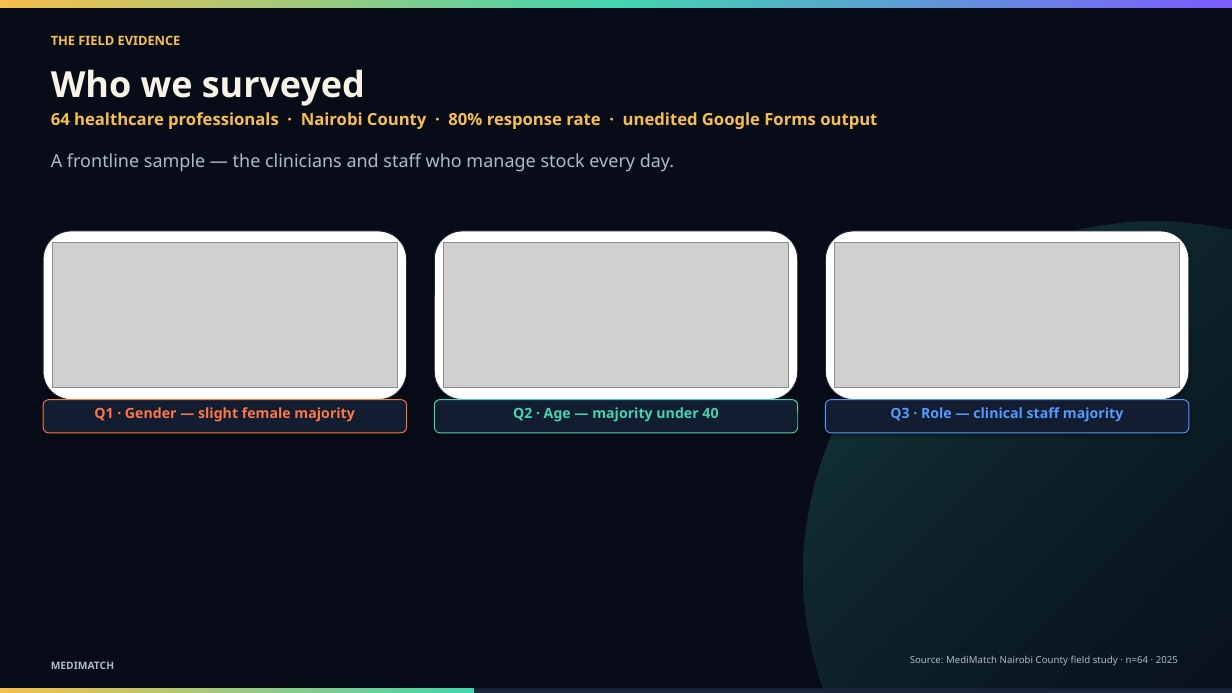
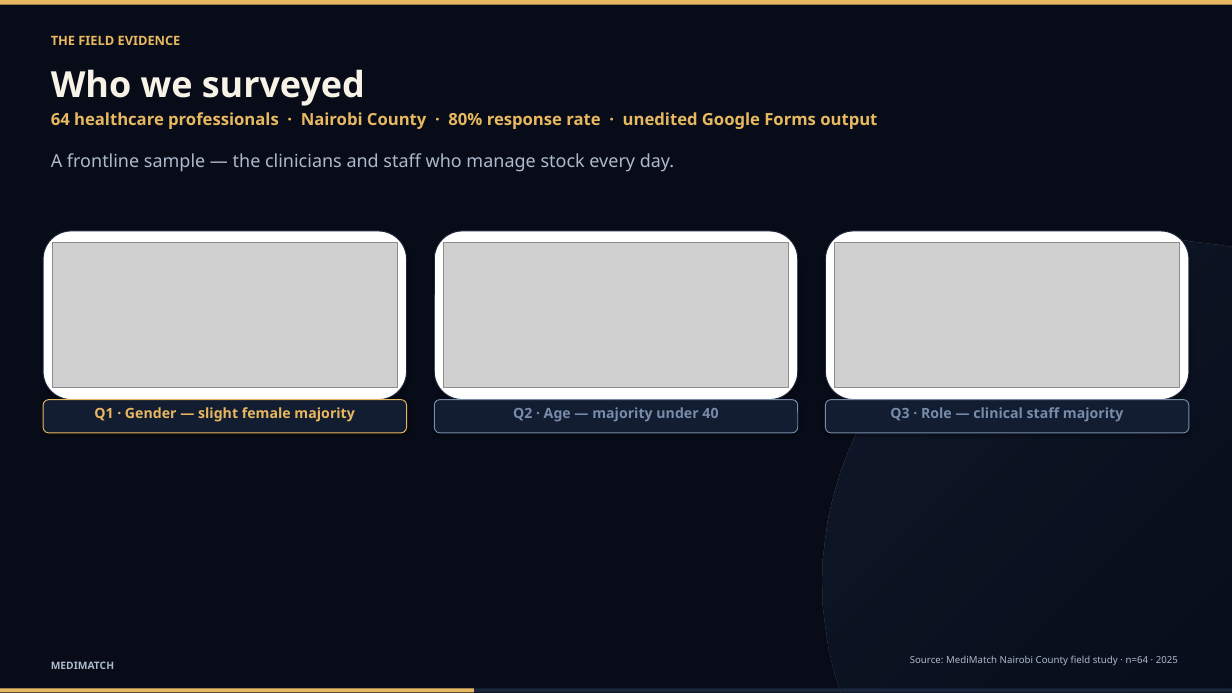
Before and after one commit to lesnargitonga/MediMatch, a slide deck: slide 5 of presentation/MediMatch_Conference_Deck.pptx. Drawn at 1232x693 pixels with LibreOffice and Linux fonts; fonts in the diff are those of the drawing; grey boxes stand for pictures. Boxes give left, top, right and bottom in pixels: in the first picture for what was removed or moved away, otherwise in the second. Text is boxed around its words. In the diff, an @@ line names an element or a change of style, - is before the commit and + after.

```diff
--- a/presentation/MediMatch_Conference_Deck.pptx
+++ b/presentation/MediMatch_Conference_Deck.pptx
@@ rectangle at box(0, 0, 1232, 5): fill gradient #F6BE4C to #43D5AE to #7C5CFF to #E8B860 @@
@@ text "THE FIELD EVIDENCE" at box(51, 35, 181, 45): text colour #F6BE4C to #E8B860 @@
@@ text "64 healthcare professionals · Nairobi ..." at box(51, 112, 877, 129): text colour #F6BE4C to #E8B860 @@
@@ ellipse: place and size @@
-ellipse at box(804, 222, 1232, 693)
+ellipse at box(823, 240, 1232, 693)
@@ ellipse at box(823, 240, 1232, 693): fill gradient #43D5AE to #070C18 to gradient #1A263C to #070C18 @@
@@ rounded rectangle at box(43, 400, 407, 433): outline #FF7744 0.75 pt to #E8B860 0.75 pt @@
@@ text "Q1 · Gender — slight ..." at box(94, 407, 354, 422): text colour #FF7744 to #E8B860 @@
@@ rounded rectangle at box(434, 400, 798, 433): outline #43D5AE 0.75 pt to #788CAA 0.75 pt @@
@@ text "Q2 · Age — majority ..." at box(513, 407, 718, 422): text colour #43D5AE to #788CAA @@
@@ rounded rectangle at box(825, 400, 1189, 433): outline #529BFF 0.75 pt to #788CAA 0.75 pt @@
@@ text "Q3 · Role — clinical ..." at box(890, 407, 1123, 422): text colour #529BFF to #788CAA @@
@@ rectangle at box(0, 689, 474, 692): fill gradient #F6BE4C to #43D5AE to #E8B860 @@
```
Also in this commit, not shown: 12 other slides changed, 2 other files.
